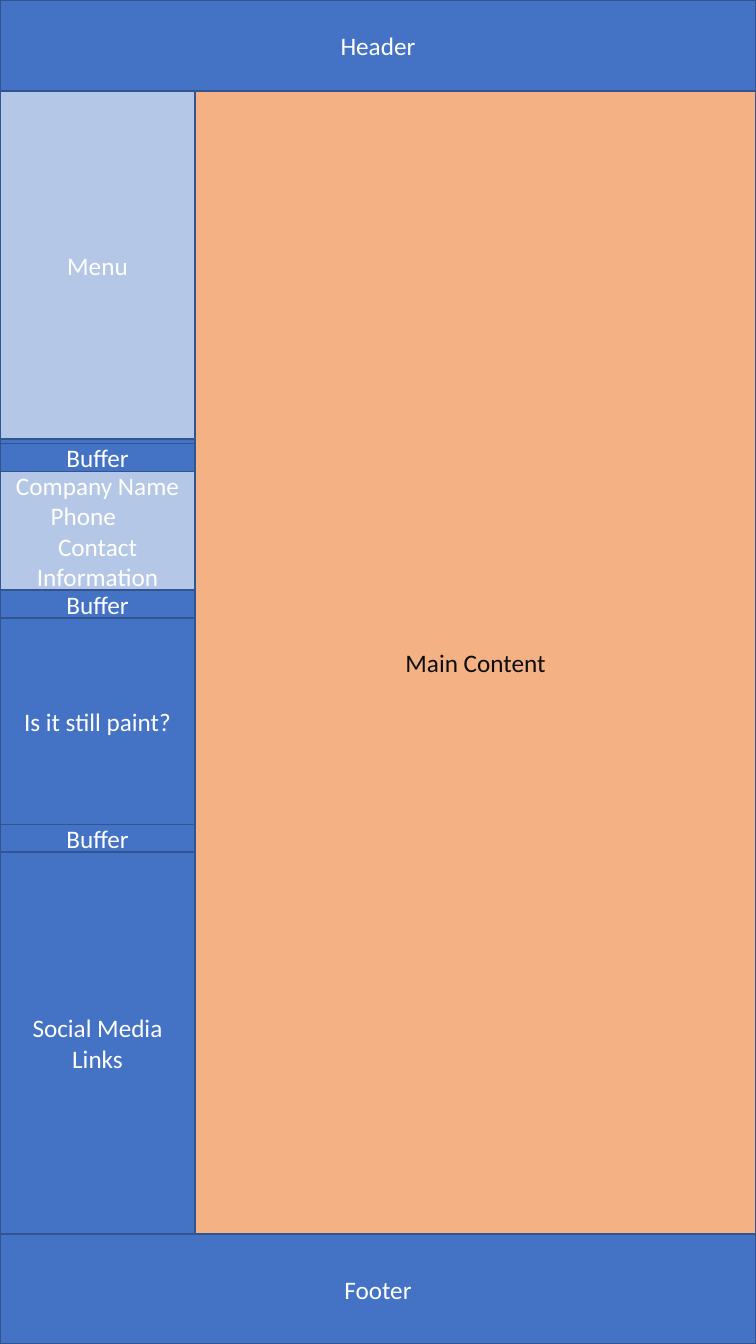
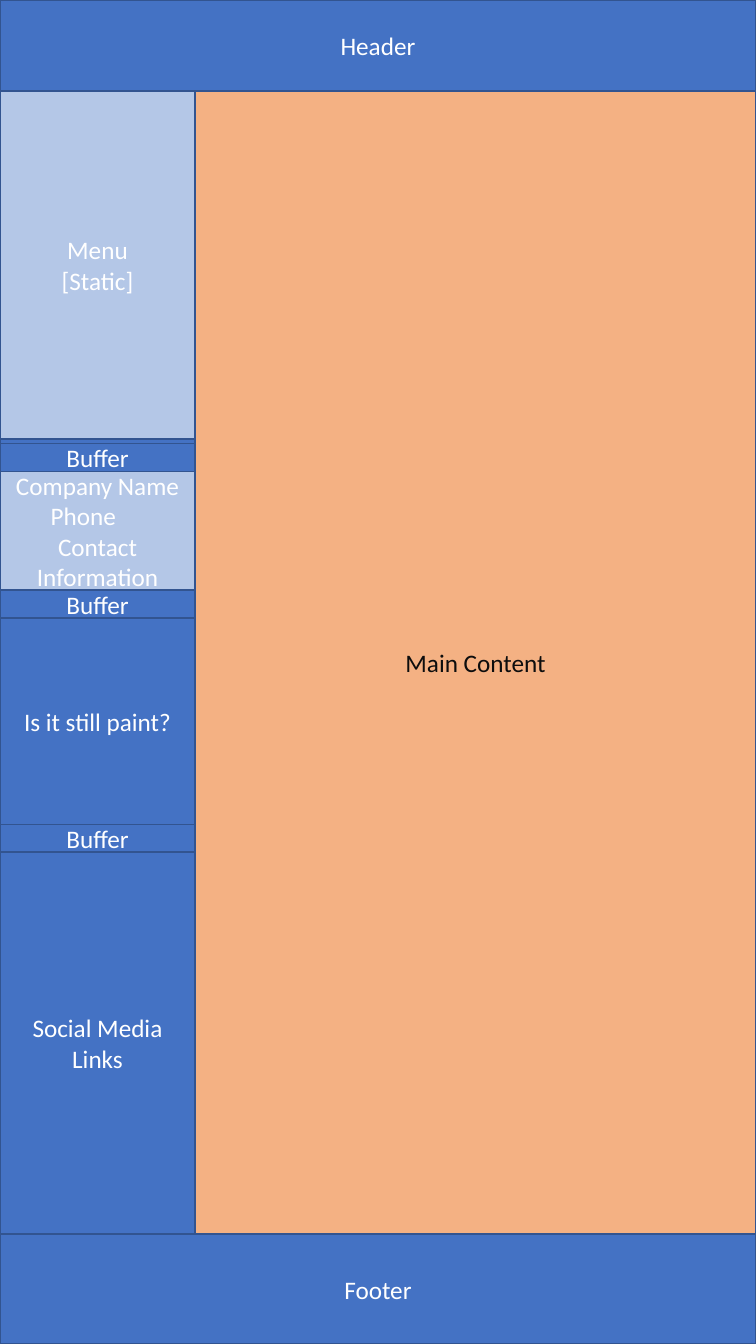
Before and after one commit to taymosier/ibx_mockup, a slide deck: slide 1 of IBXWireframe.pptx. Drawn at 756x1344 pixels with LibreOffice and Linux fonts; fonts in the diff are those of the drawing. Boxes give left, top, right and bottom in pixels: in the first picture for what was removed or moved away, otherwise in the second. Text is boxed around its words. In the diff, an @@ line names an element or a change of style, - is before the commit and + after.

```diff
--- a/IBXWireframe.pptx
+++ b/IBXWireframe.pptx
@@ text in rectangle at <box>62,272,134,293</box>: paragraph added @@
+[Static]
```
Also in this commit, not shown: 35 other files.
